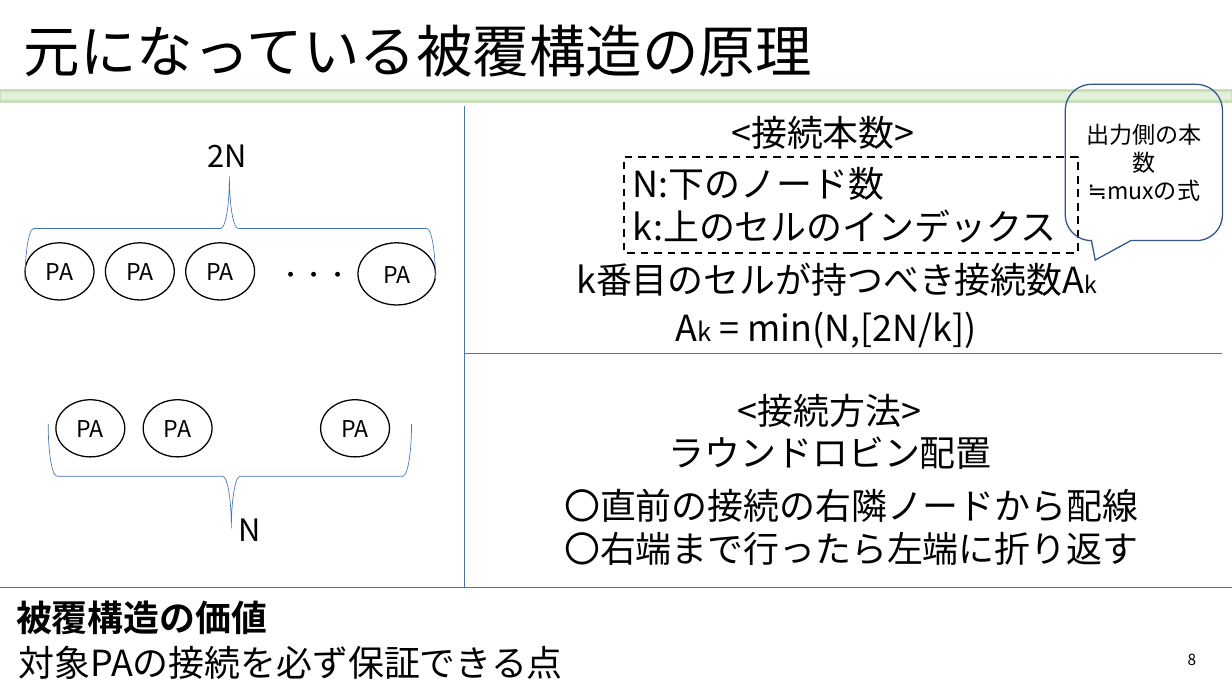
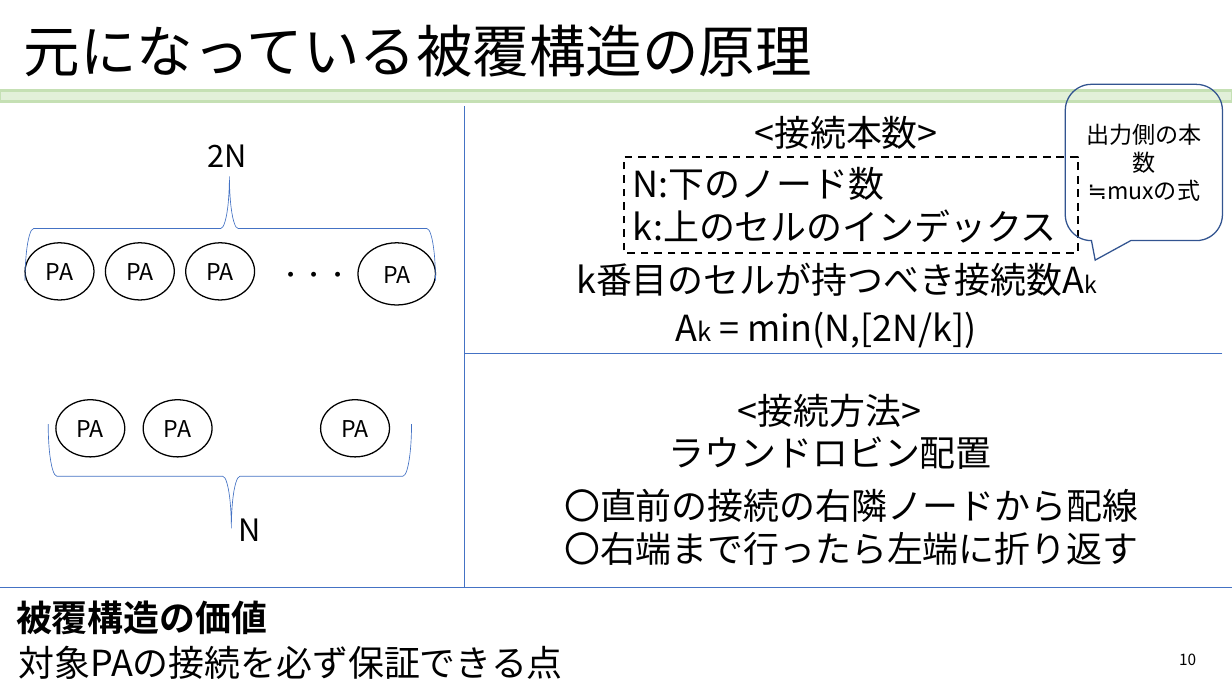
Before and after one commit to kumamoto-u-iida-lab/sopa_flow, a slide deck: slide 10 of docs/SoPA.pptx (slide 8 before the commit). Drawn at 1232x693 pixels with LibreOffice and Linux fonts; fonts in the diff are those of the drawing. Boxes give left, top, right and bottom in pixels: in the first picture for what was removed or moved away, otherwise in the second. Text is boxed around its words. In the diff, an @@ line names an element or a change of style, - is before the commit and + after.

```diff
--- a/docs/SoPA.pptx
+++ b/docs/SoPA.pptx
@@ text "<接続本数>": place and size @@
-text "<接続本数>" at (731,115,914,149)
+text "<接続本数>" at (754,115,937,149)
@@ page number at (1179,653,1196,665): text changed @@
-8
+10
```
Also in this commit, not shown: 2 other slides changed.
